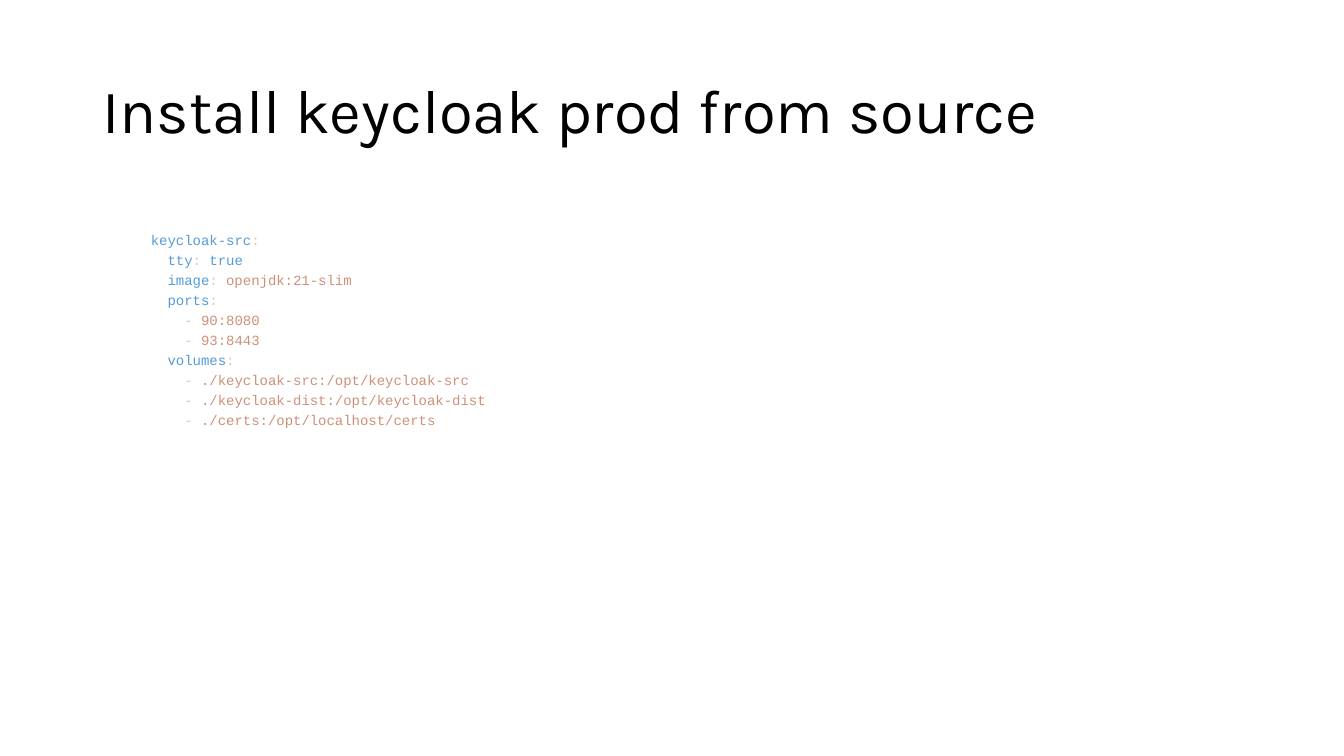
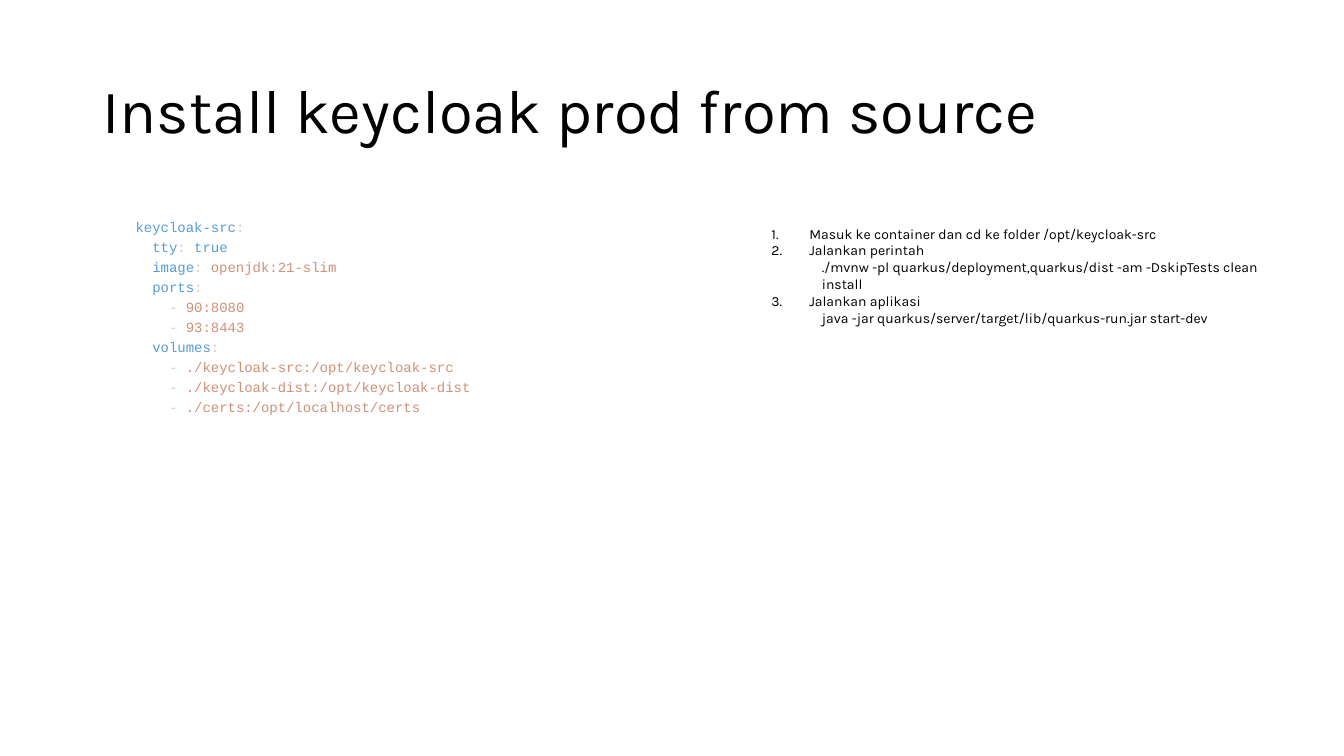
Before and after one commit to koharudin/sso-brin-compose, a slide deck: slide 8 of docs/sso.pptx. Drawn at 1344x756 pixels with LibreOffice and Linux fonts; fonts in the diff are those of the drawing. Boxes give left, top, right and bottom in pixels: in the first picture for what was removed or moved away, otherwise in the second. Text is boxed around its words. In the diff, an @@ line names an element or a change of style, - is before the commit and + after.

```diff
--- a/docs/sso.pptx
+++ b/docs/sso.pptx
@@ text "keycloak-src:" moved from (x1=151, y1=235, x2=486, y2=428) to (x1=136, y1=222, x2=471, y2=415) @@
@@ text added at (x1=809, y1=228, x2=1257, y2=327), 10 pt, text #000000 @@
+1. Masuk ke container dan cd ke folder /opt/keycloak-src
+2. Jalankan perintah
+  ./mvnw -pl quarkus/deployment,quarkus/dist -am -DskipTests clean install
+3. Jalankan aplikasi
+  java -jar quarkus/server/target/lib/quarkus-run.jar start-dev
```
Also in this commit, not shown: 2 other files.
